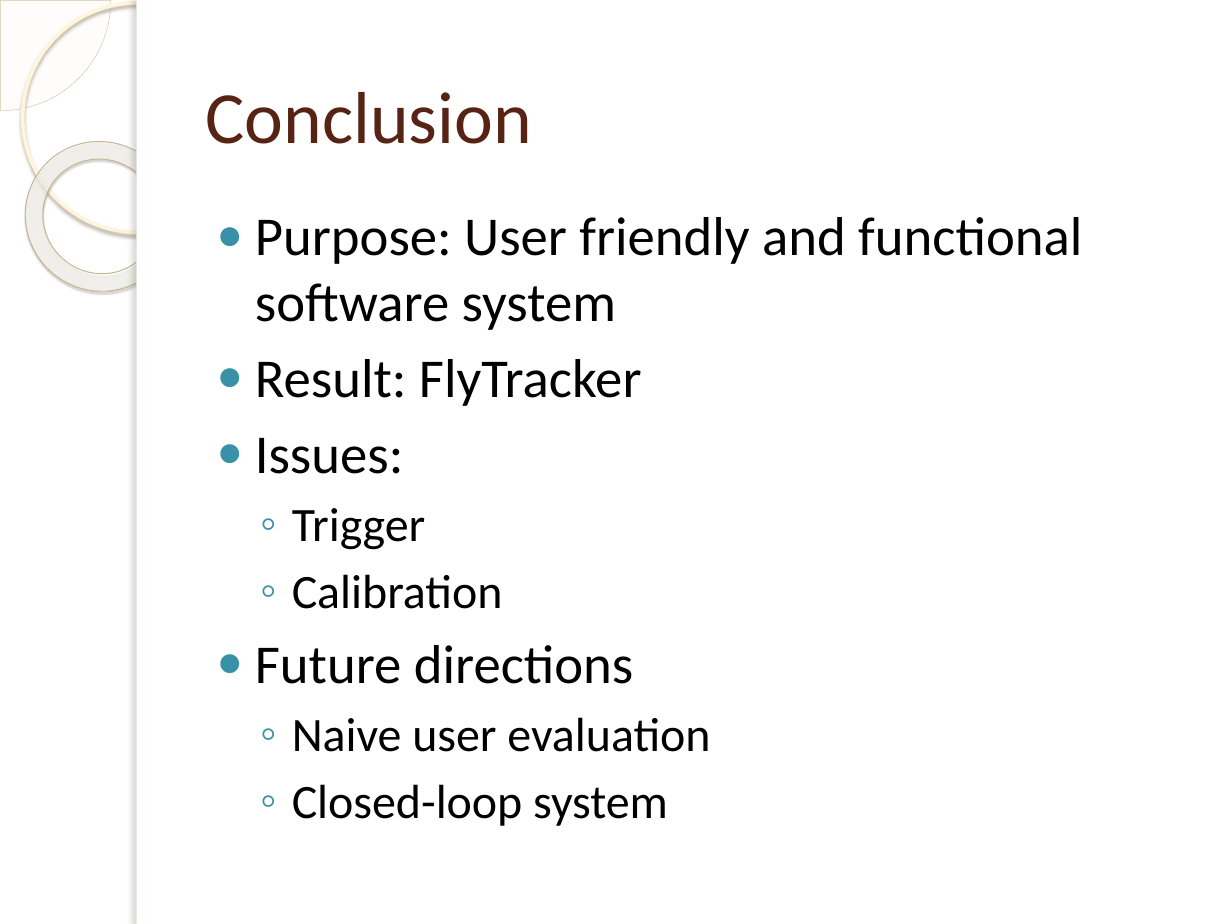
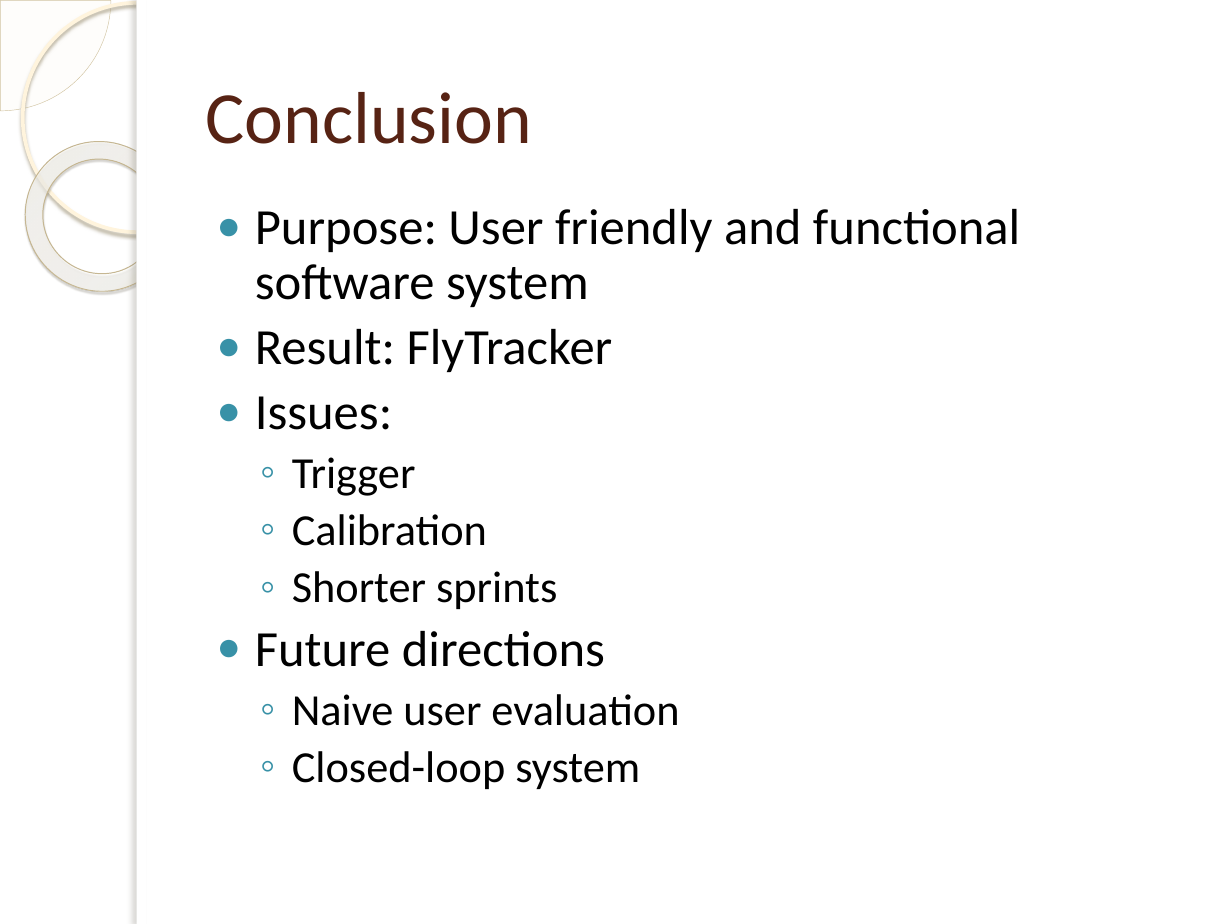
Before and after one commit to jakelamotta/master_thesis, a slide deck: slide 13 of presentations/presentation_1.pptx. Drawn at 1232x924 pixels with LibreOffice and Linux fonts; fonts in the diff are those of the drawing; background and template pictures are left out. Boxes give left, top, right and bottom in pixels: in the first picture for what was removed or moved away, otherwise in the second. Text is boxed around its words. In the diff, an @@ line names an element or a change of style, - is before the commit and + after.

```diff
--- a/presentations/presentation_1.pptx
+++ b/presentations/presentation_1.pptx
@@ text at <box>255,209,1020,789</box>: size 32 to 29.6 pt in "Purpose: User friendly and functional software system", "Result: FlyTracker", "Issues:", "Future directions"; size 28 to 25.9 pt in "Trigger", "Calibration", "Naive user evaluation", "Closed-loop system"; line spacing 1 to 0.9 @@
@@ text at <box>292,571,557,609</box>: paragraph added @@
+  ◦ Shorter sprints
```
Also in this commit, not shown: 3 other slides changed, 2 slides added, 2 slides removed.
